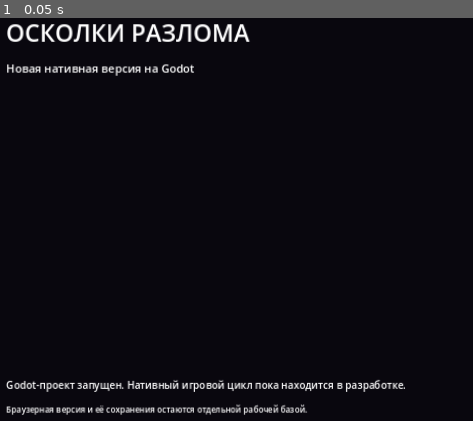
Above: before the commit, frame 1.
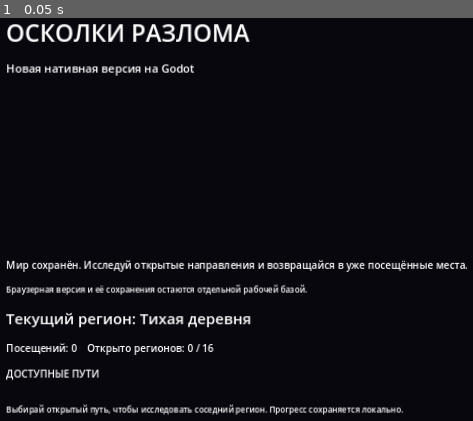
Above: after the commit, the same moment.

Repository: igor74r/magic-rpg-godot
Game: Godot game, scene res://godot/scenes/main.tscn
The game is run twice, just before and just after one commit, with the same random seed, the same clock (stepped at 60 frames per second) and the same inputs.
Inputs:
- Up to frame 1 (0.05 s): no input

The runs differ from the first frame. In frame 1, 5.8% of the frame differs, in the area x 1-99%, y 60-99%.
Error after the commit: Parse Error: Cannot infer the type of "valid" variable because the value doesn't have a set type. (res://godot/scripts/world_state.gd:254)

Commit message:
Add playable native region exploration loop

Diff:
--- a/godot/scripts/main.gd
+++ b/godot/scripts/main.gd
@@ -1,7 +1,97 @@
 extends Control
 
+const WorldStateScript = preload("res://godot/scripts/world_state.gd")
+const WorldStateRepositoryScript = preload("res://godot/scripts/world_state_repository.gd")
+
+@onready var content: VBoxContainer = $MarginContainer/Content
 @onready var status_label: Label = $MarginContainer/Content/StatusLabel
+
+var world: Dictionary = {}
+var routes_container: GridContainer
+var region_label: Label
+var detail_label: Label
 
 
 func _ready() -> void:
-	status_label.text = "Godot-проект запущен. Нативный игровой цикл пока находится в разработке."
+	world = WorldStateRepositoryScript.load_world()
+	_build_exploration_ui()
+	_refresh_exploration()
+
+
+func _build_exploration_ui() -> void:
+	region_label = Label.new()
+	region_label.add_theme_font_size_override("font_size", 24)
+	content.add_child(region_label)
+	detail_label = Label.new()
+	detail_label.autowrap_mode = TextServer.AUTOWRAP_WORD_SMART
+	content.add_child(detail_label)
+
+	var route_title := Label.new()
+	route_title.text = "ДОСТУПНЫЕ ПУТИ"
+	route_title.add_theme_font_size_override("font_size", 16)
+	content.add_child(route_title)
+
+	routes_container = GridContainer.new()
+	routes_container.columns = 3
+	routes_container.add_theme_constant_override("h_separation", 12)
+	routes_container.add_theme_constant_override("v_separation", 12)
+	content.add_child(routes_container)
+
+	var hint := Label.new()
+	hint.text = "Выбирай открытый путь, чтобы исследовать соседний регион. Прогресс сохраняется локально."
+	hint.autowrap_mode = TextServer.AUTOWRAP_WORD_SMART
+	hint.add_theme_font_size_override("font_size", 13)
+	content.add_child(hint)
+
+
+func _refresh_exploration() -> void:
+	var current := str(world.get("currentRegionId", "village"))
+	var visits: Dictionary = world.get("regionVisits", {})
+	var discovered: Array = world.get("discoveredRegions", [])
+	region_label.text = "Текущий регион: %s" % _region_title(current)
+	detail_label.text = "Посещений: %d    Открыто регионов: %d / %d" % [
+		int(visits.get(current, 0)), discovered.size(), WorldGraph.region_ids().size()
+	]
+	status_label.text = "Мир сохранён. Исследуй открытые направления и возвращайся в уже посещённые места."
+	for child in routes_container.get_children():
+		child.queue_free()
+	var exits := WorldGraph.neighbors(current)
+	var available := 0
+	for region_id in exits:
+		if not WorldStateScript.can_travel(world, current, region_id):
+			continue
+		available += 1
+		var route_button := Button.new()
+		route_button.text = _region_title(region_id)
+		route_button.custom_minimum_size = Vector2(190, 48)
+		route_button.pressed.connect(_travel_to.bind(region_id))
+		routes_container.add_child(route_button)
+	if available == 0:
+		var no_routes := Label.new()
+		no_routes.text = "Нет открытых путей."
+		routes_container.add_child(no_routes)
+
+
+func _travel_to(region_id: String) -> void:
+	var previous := str(world.get("currentRegionId", "village"))
+	if not WorldStateScript.enter_region(world, region_id, previous):
+		status_label.text = "Не удалось пройти по этому пути."
+		return
+	var error := WorldStateRepositoryScript.save_world(world)
+	if error != OK:
+		status_label.text = "Ошибка сохранения: %s" % error_string(error)
+	_refresh_exploration()
+
+
+func _region_title(region_id: String) -> String:
+	var titles := {
+		"village": "Тихая деревня", "forest": "Шепчущий лес",
+		"briar-hollow": "Терновая лощина", "ruins": "Древние руины",
+		"shadow": "Теневые земли", "swamp": "Затонувшие топи",
+		"graveyard": "Старое кладбище", "library": "Забытая библиотека",
+		"sunken-necropolis": "Затонувший некрополь", "wasteland": "Пустошь",
+		"volcano": "Пепельный вулкан", "obsidian-fields": "Обсидиановые поля",
+		"ice-peaks": "Ледяные пики", "frost-citadel": "Морозная цитадель",
+		"dragon-lair": "Логово дракона", "void-crater": "Кратер Бездны"
+	}
+	return str(titles.get(region_id, region_id))
--- /dev/null
+++ b/godot/scripts/world_state_repository.gd
@@ -0,0 +1,24 @@
+extends RefCounted
+
+const WorldStateScript = preload("res://godot/scripts/world_state.gd")
+const WORLD_PATH := "user://shards_world_state.json"
+
+
+static func save_world(world: Dictionary) -> Error:
+	var file := FileAccess.open(WORLD_PATH, FileAccess.WRITE)
+	if file == null:
+		return FileAccess.get_open_error()
+	file.store_string(JSON.stringify(world))
+	return file.get_error()
+
+
+static func load_world() -> Dictionary:
+	if not FileAccess.file_exists(WORLD_PATH):
+		return WorldStateScript.create(1)
+	var file := FileAccess.open(WORLD_PATH, FileAccess.READ)
+	if file == null:
+		return WorldStateScript.create(1)
+	var parsed: Variant = JSON.parse_string(file.get_as_text())
+	if not parsed is Dictionary:
+		return WorldStateScript.create(1)
+	return WorldStateScript.normalize(parsed, 1)
